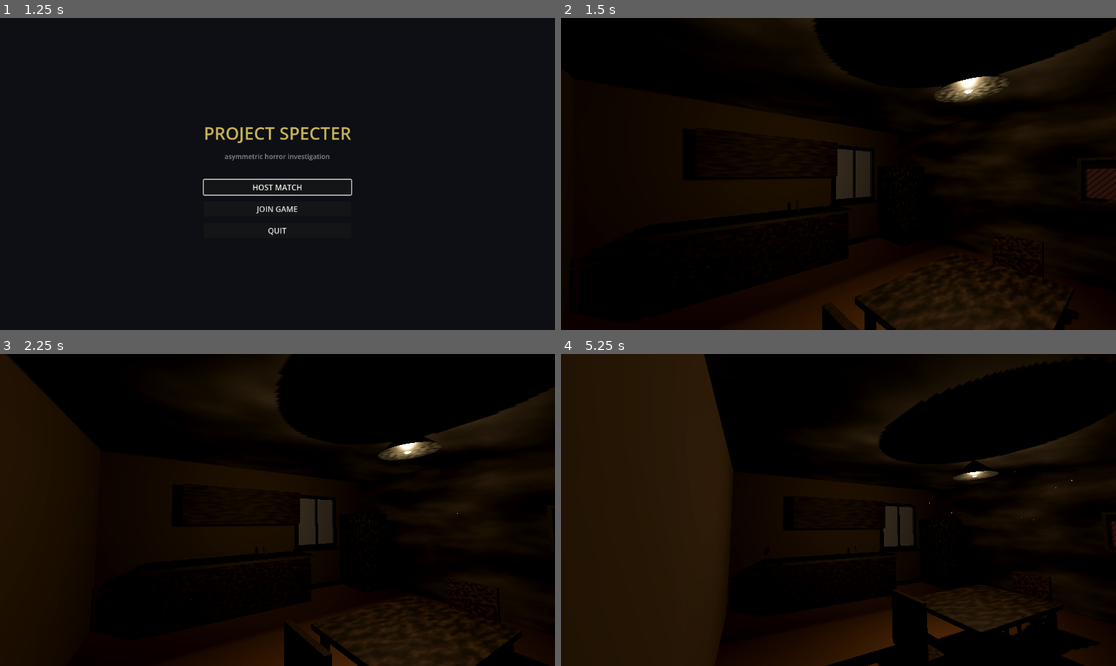
Above: before the commit, frames 1-4 (two rows, left to right).
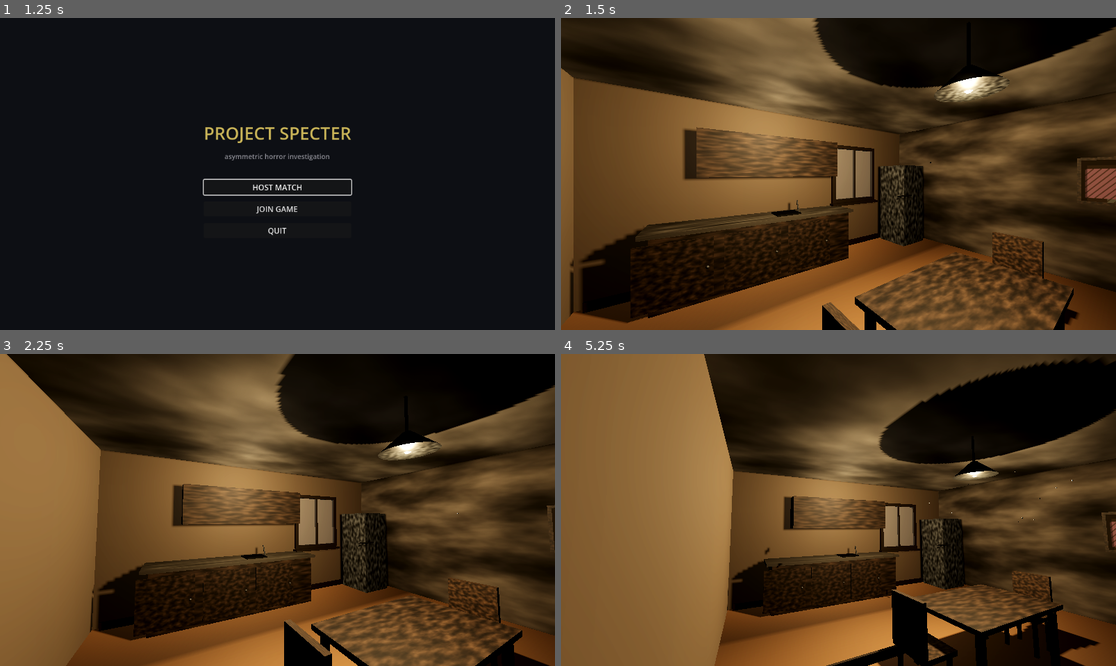
Above: after the commit, the same moments.

Repository: blastbeng/ProjectSpecterV2
Game: Godot game, scene res://scenes/boot.tscn
The game is run twice, just before and just after one commit, with the same random seed, the same clock (stepped at 60 frames per second) and the same inputs.
Inputs (mouse positions are in pixels of both pictures, inside the frame that each line leads up to):
- Up to frame 1 (1.25 s): move the mouse to (399, 158) at 0.52 s; hold Right (ui_right) from 0.53 s (still down); tap Q at 0.6 s; click (399, 158) at 0.67 s
- Up to frame 2 (1.5 s): release Right (ui_right) at 1.25 s; click "HOST MATCH" at 1.25 s
- Up to frame 3 (2.25 s): tap Enter (ui_accept) at 2 s; move the mouse to (249, 510) at 2.02 s; hold Up (ui_up) from 2.03 s (still down); tap Ctrl at 2.1 s
- Up to frame 4 (5.25 s): keep holding Up (ui_up); tap Enter (ui_accept) at 2.27, 3.5, 3.77, 4.52 s; move the mouse to (849, 503) at 2.77 s; hold Shift 2.78-3.53 s; move the mouse to (832, 516) at 3.52 s; tap Alt at 3.6 s; click (832, 516) at 3.67 s; move the mouse to (877, 513) at 4.27 s; tap Keypad Enter at 4.35 s; move the mouse to (794, 506) at 5.02 s; tap Q at 5.1 s

Frame 1 is identical in both runs. In frame 2, 83% of the frame differs, in the area x 0-100%, y 0-100%; in frame 3, 81%; in frame 4, 82%.

Commit message:
atmosphere balance: brighter ambient/moon, stronger lamp light, skip volumetric fog on GL; evidence via local grim captures

Diff:
--- a/scripts/procedural/night_environment.gd
+++ b/scripts/procedural/night_environment.gd
@@ -24,7 +24,7 @@
 	env.sky = sky
 	env.ambient_light_source = Environment.AMBIENT_SOURCE_COLOR
 	env.ambient_light_color = Color("10141c")
-	env.ambient_light_energy = 0.65
+	env.ambient_light_energy = 1.25
 	env.tonemap_mode = Environment.TONE_MAPPER_ACES
 	env.tonemap_exposure = 0.9
 	env.glow_enabled = true
@@ -32,11 +32,12 @@
 	env.glow_bloom = 0.05
 	env.fog_enabled = true
 	env.fog_light_color = Color("0b0e14")
-	env.fog_density = 0.022
+	env.fog_density = 0.012
 	env.fog_sky_affect = 0.15
 
-	# Desktop-only extras per Vision 5.1 (never on Android quality).
-	if not OS.has_feature("mobile") and DisplayServer.get_name() != "headless":
+	# Desktop-only extras per Vision 5.1 (never on Android/GL compatibility).
+	if not OS.has_feature("mobile") and DisplayServer.get_name() != "headless" \
+			and RenderingServer.get_current_rendering_method() != "gl_compatibility":
 		env.volumetric_fog_enabled = true
 		env.volumetric_fog_density = 0.03
 		env.volumetric_fog_albedo = Color("0b0e14")
@@ -50,8 +51,8 @@
 	var moon := DirectionalLight3D.new()
 	moon.name = "Moonlight"
 	moon.light_color = Color(0.55, 0.65, 0.85)
-	moon.light_energy = 0.12
-	moon.light_indirect_energy = 0.4
+	moon.light_energy = 0.35
+	moon.light_indirect_energy = 0.7
 	moon.shadow_enabled = true
 	moon.rotation_degrees = Vector3(-38.0, 32.0, 0.0)
 	add_child(moon)
--- a/scripts/procedural/room_builder.gd
+++ b/scripts/procedural/room_builder.gd
@@ -190,13 +190,20 @@
 	bulb.mesh = bm
 	bulb.material_override = MaterialFactory.bulb()
 	_place(bulb, Vector3(lx, 2.30, lz))
-	# Warm light
+	# Warm lights: main pendant + softer fill over the kitchen run.
 	var light := OmniLight3D.new()
 	light.light_color = MaterialFactory.LAMP_LIGHT
-	light.light_energy = 1.2
-	light.omni_range = 9.0
+	light.light_energy = 2.6
+	light.omni_range = 12.0
 	light.shadow_enabled = true
+	light.shadow_blur = 1.4
 	_place(light, Vector3(lx, 2.18, lz))
+	var fill := OmniLight3D.new()
+	fill.light_color = MaterialFactory.LAMP_LIGHT.lerp(Color.WHITE, 0.25)
+	fill.light_energy = 1.1
+	fill.omni_range = 7.0
+	fill.position = Vector3(2.2, 2.35, 1.1)
+	add_child(fill)
 
 
 func _build_dust() -> void:
